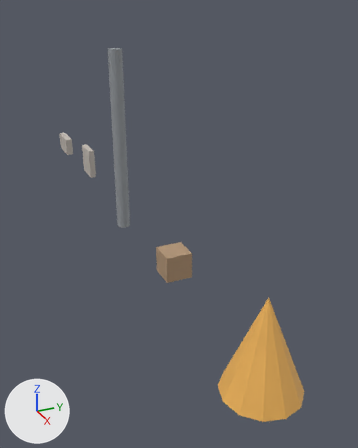
The Blender file tools/blender/lib/prop_kit.blend, before and after one commit.
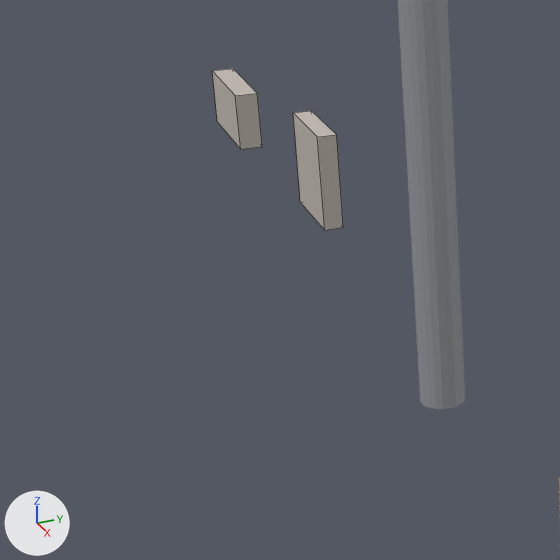
Old and new are each drawn whole from a camera (50 mm lens) standing at (16.42, -3.24, 4.97) and looking at (7.2, 0.91, 0.36) and again close up on the part from 0% to 44% of the width and 25% to 60% of the height. The lights are fixed; the arrows at lower left show +X, +Y and +Z. The older version's two pictures come first. The close-ups show mesh edges as thin lines.

In view in the first close-up: 'barrier_a', 'barrier_b', 'lamppost'.
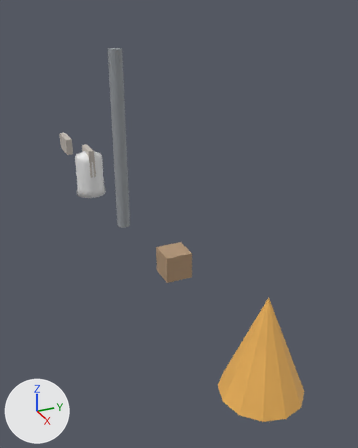
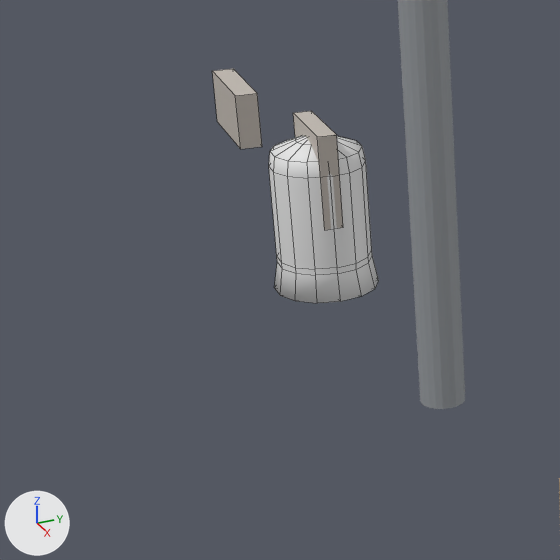
What differs and where, as boxes (x1, y1, x2, y2) in the close-ups (560 x 560 px):
'buoy', added: after (269, 136, 379, 303)

Edits to the bpy script that builds the scene:
```text
Add me_buoy:
    me_buoy.from_pydata(...)  # 86 vertices, 98 faces; spans x -0.42..0.42, y -0.409..0.409, z -0.3..1.05
    me_buoy.polygons.foreach_set('use_smooth', [True] * 98)
Add ob_buoy:
    ob_buoy = bpy.data.objects.new('buoy', me_buoy)
    ob_buoy.location = (3.0, 0.0, 0.0)
```
